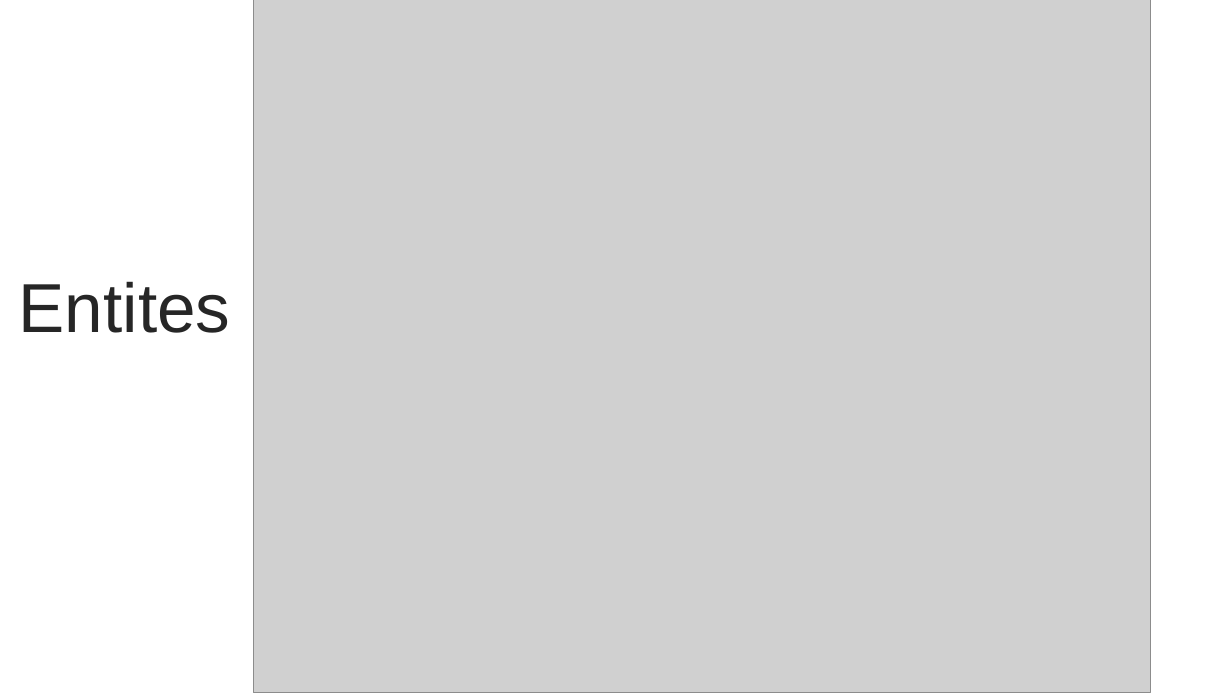
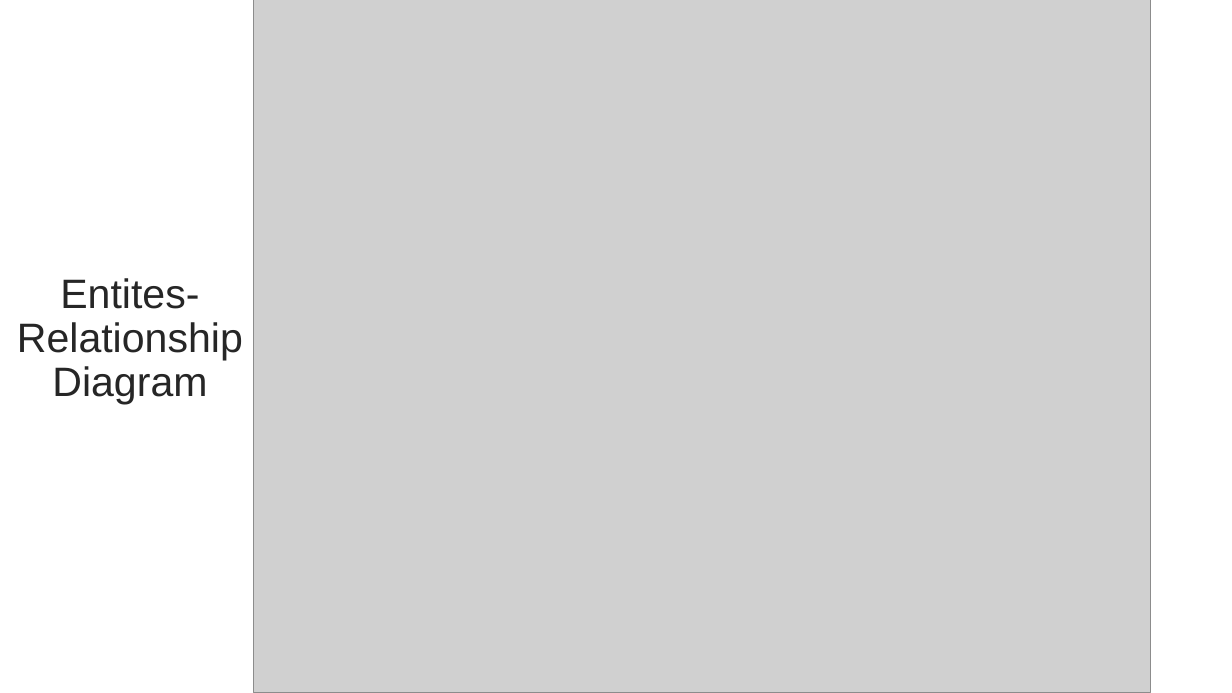
Before and after one commit to epicwarhd/Database-Project, a slide deck: slide 11 of 2_DatabaseDesign_CookingPortal.pptx (slide 10 before the commit). Drawn at 1232x693 pixels with LibreOffice and Linux fonts; fonts in the diff are those of the drawing; grey boxes stand for pictures. Boxes give left, top, right and bottom in pixels: in the first picture for what was removed or moved away, otherwise in the second. Text is boxed around its words. In the diff, an @@ line names an element or a change of style, - is before the commit and + after.

```diff
--- a/2_DatabaseDesign_CookingPortal.pptx
+++ b/2_DatabaseDesign_CookingPortal.pptx
@@ text at bbox=[17, 278, 243, 405]: text changed; size 54 to 32 pt @@
-Entites
+Entites-Relationship Diagram
```
Also in this commit, not shown: 2 slides added.
